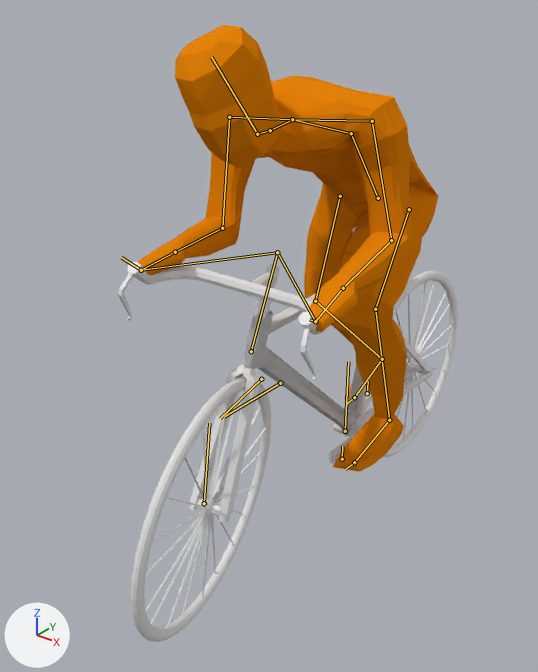
One commit to the Blender file Infinity Bike/Assets/Player/3Dplayer/BicycleV6.blend: the scene before it, then after it.
Camera for both pictures: a 50 mm lens placed at (4.21, -6.28, 6.26), pointed at (-0.47, -0.43, 2.64). Lighting does not change. The marker at lower left points along +X, +Y and +Z. Both versions are drawn at frame 30 of the action 'FORK ARMATUREAction'; the numbers are the values there. The bones that bend it are drawn over the model as lines.

Objects in the first picture: 'BackWheel', 'Bike Frame', 'Cylinder', 'FRONT WHEEL', 'Fork', 'HandleBar', 'HandleBarConnector', 'Hub.000', 'Spokes and hub.000', 'Spokes and hub.001'.
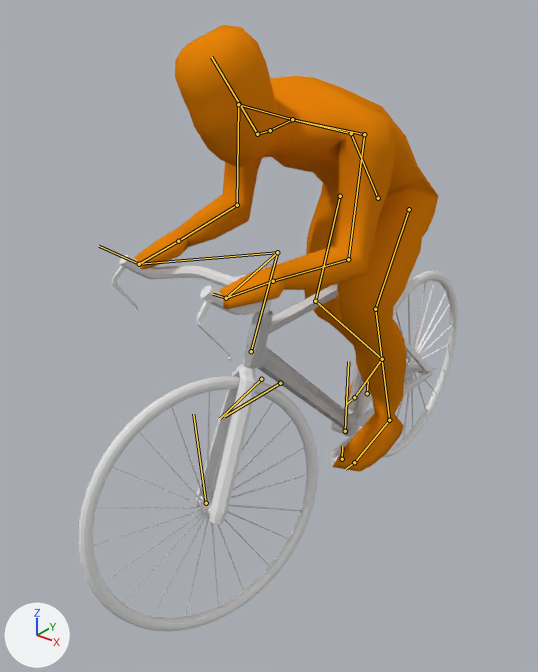
Location of each change, (x1, y1, x2, y2) in pixels of the pictures (538 x 672 px):
'Cylinder', posed
    before: (137, 25, 438, 472)
    after: (133, 25, 438, 472)
'FRONT WHEEL', posed (70% wider)
    before: (131, 377, 271, 642)
    after: (79, 376, 318, 631)
'Spokes and hub.000', posed (76% wider)
    before: (145, 392, 266, 628)
    after: (93, 392, 307, 619)
'Fork', posed
    before: (189, 264, 280, 523)
    after: (195, 264, 274, 524)
'HandleBar', posed (24% narrower, 9% shorter)
    before: (118, 262, 326, 380)
    after: (112, 254, 269, 361)
'HandleBarConnector', posed
    before: (247, 273, 276, 296)
    after: (235, 275, 246, 279)
'Hub.000', posed
    before: (191, 496, 225, 517)
    after: (196, 495, 215, 516)

What the commit changed:
Bone 'Bone' (bone_bone) turns from (0, 15, 0) to (0, -19, 0) degrees about its own x, y and z.
